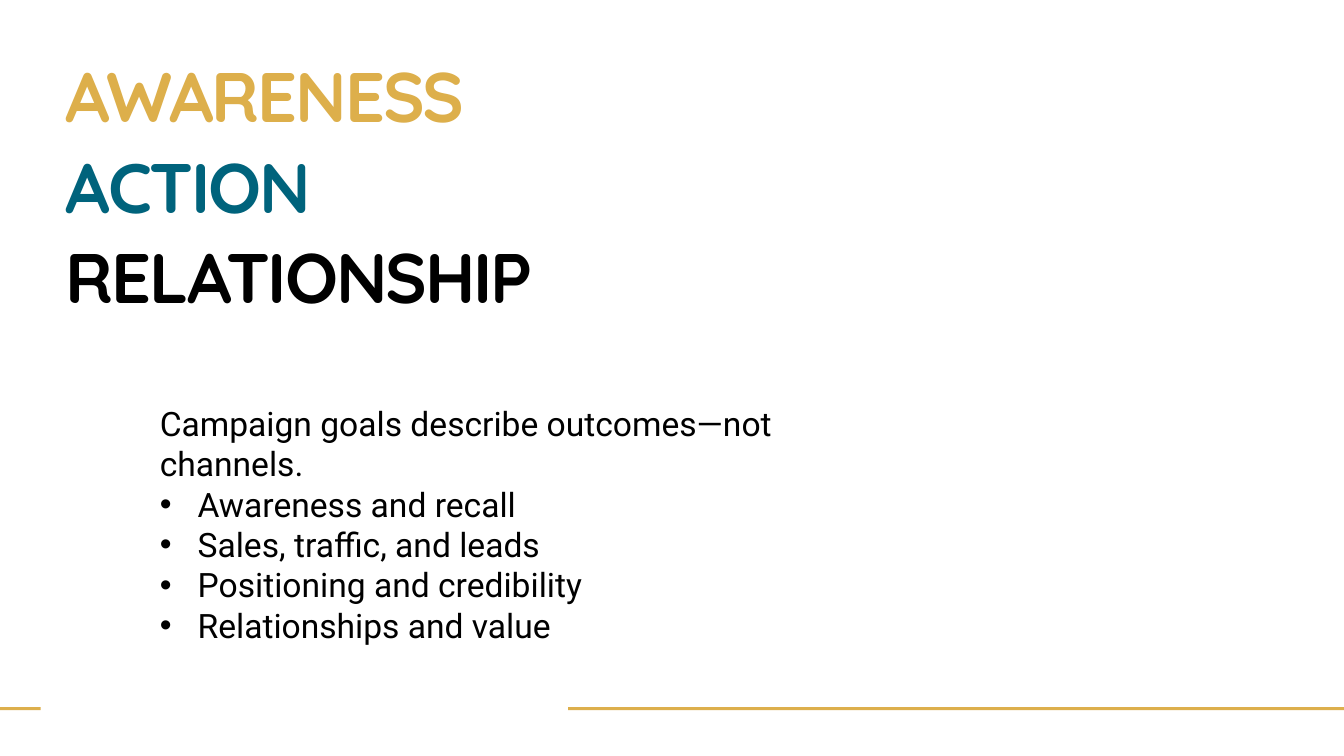
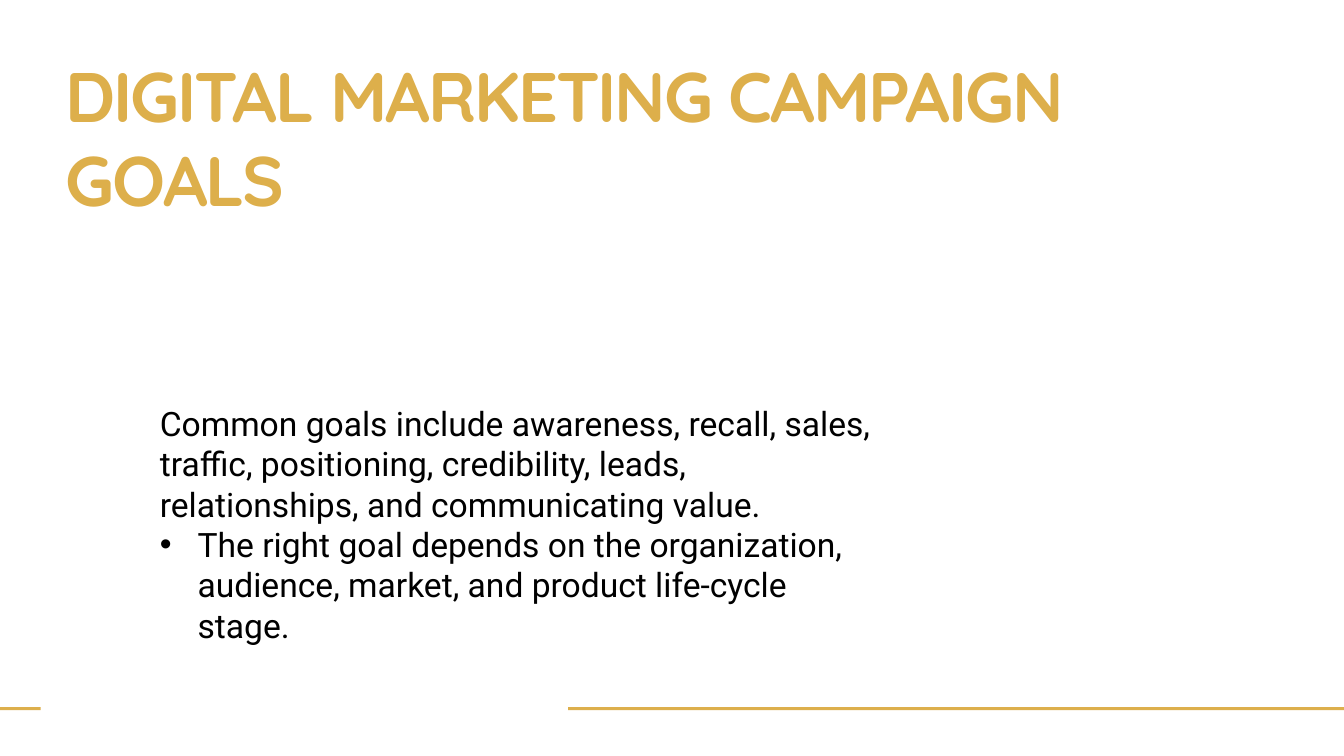
Before and after one commit to kindawilson/digitalmarketing, a slide deck: slide 17 of Week 2/The Foundation - Week 2.pptx. Drawn at 1344x756 pixels with LibreOffice and Linux fonts; fonts in the diff are those of the drawing; background and template pictures are left out. Boxes give left, top, right and bottom in pixels: in the first picture for what was removed or moved away, otherwise in the second. Text is boxed around its words. In the diff, an @@ line names an element or a change of style, - is before the commit and + after.

```diff
--- a/Week 2/The Foundation - Week 2.pptx
+++ b/Week 2/The Foundation - Week 2.pptx
@@ text at (66,72,1064,207): text changed @@
-AWARENESS
+DIGITAL MARKETING CAMPAIGN GOALS
@@ text removed at (66,163,312,214) @@
-ACTION
@@ text removed at (66,253,533,304) @@
-RELATIONSHIP
@@ text at (160,410,871,604): text changed @@
-Campaign goals describe outcomes—not channels.
-• Awareness and recall
-• Sales, traffic, and leads
-• Positioning and credibility
-• Relationships and value
+Common goals include awareness, recall, sales, traffic, positioning, credibility, leads, relationships, and communicating value.
+• The right goal depends on the organization, audience, market, and product life-cycle stage.
```
Also in this commit, not shown: 14 other slides changed, 2 slides added, 2 slides removed, 1 other file.
